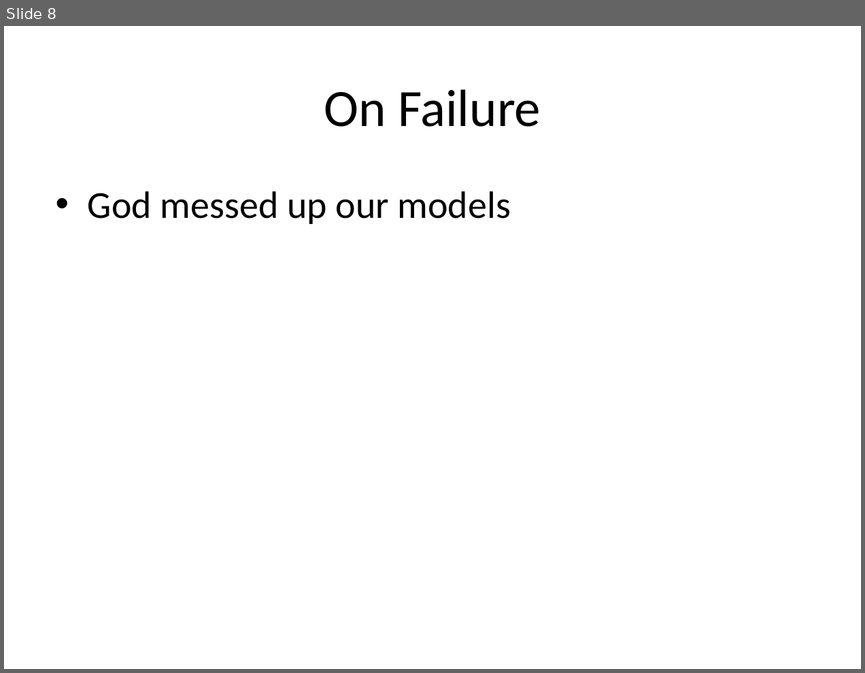
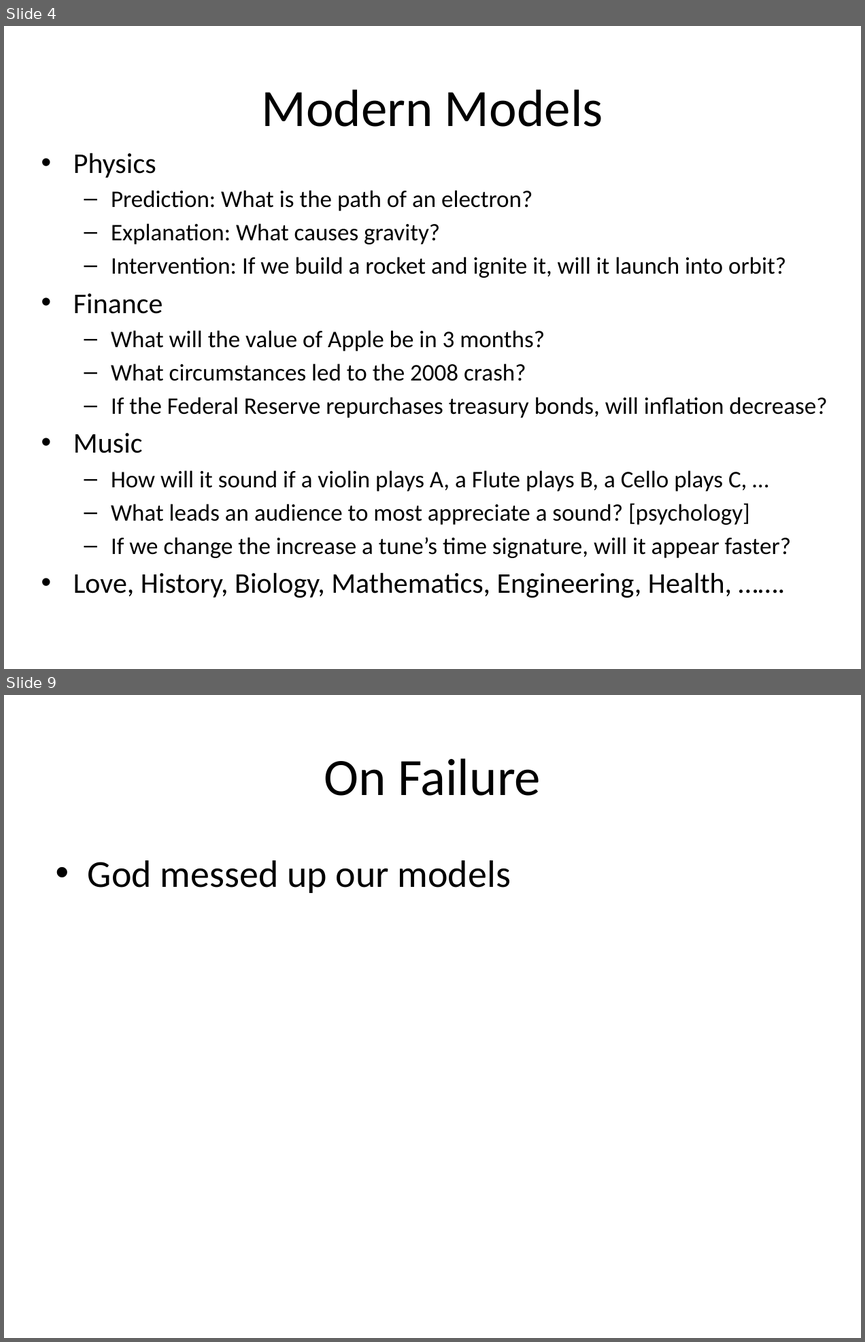
Before and after one commit to dhutchis/ModelTalk, a slide deck: ModelTalk.pptx. Shown one above the other, each under a label of ours: slide 8 before the commit, slides 4 and 9 after it; the slides between them are not shown. The pictures are 865x673 and 865x1342 pixels, drawn with LibreOffice and Linux fonts; fonts in the diff are those of the drawing. Boxes give left, top, right and bottom in pixels: in the first picture for what was removed or moved away, otherwise in the second. Text is boxed around its words. In the diff, an @@ line names an element or a change of style, - is before the commit and + after.

```diff
--- a/ModelTalk.pptx
+++ b/ModelTalk.pptx
@@ slide 4 added at box(4, 26, 861, 669), background #FFFFFF @@
@@ title added at box(261, 89, 603, 127), 44 pt, text #000000 @@
+Modern Models
@@ text added at box(73, 152, 827, 598), 20 pt, text #000000 @@
+• Physics
+  – Prediction: What is the path of an electron?
+  – Explanation: What causes gravity?
+  – Intervention: If we build a rocket and ignite it, will it launch into orbit?
+• Finance
+  – What will the value of Apple be in 3 months?
+  – What circumstances led to the 2008 crash?
+  – If the Federal Reserve repurchases treasury bonds, will inflation decrease?
+• Music
+  – How will it sound if a violin plays A, a Flute plays B, a Cello plays C, …
+  – What leads an audience to most appreciate a sound? [psychology]
+  – If we change the increase a tune’s time signature, will it appear faster?
+• Love, History, Biology, Mathematics, Engineering, Health, …….
@@ what was slide 8 is now slide 9 @@
```
Also in this commit, not shown: 4 slides changed, 4 other slides added, 4 slides removed, 1 other file.
